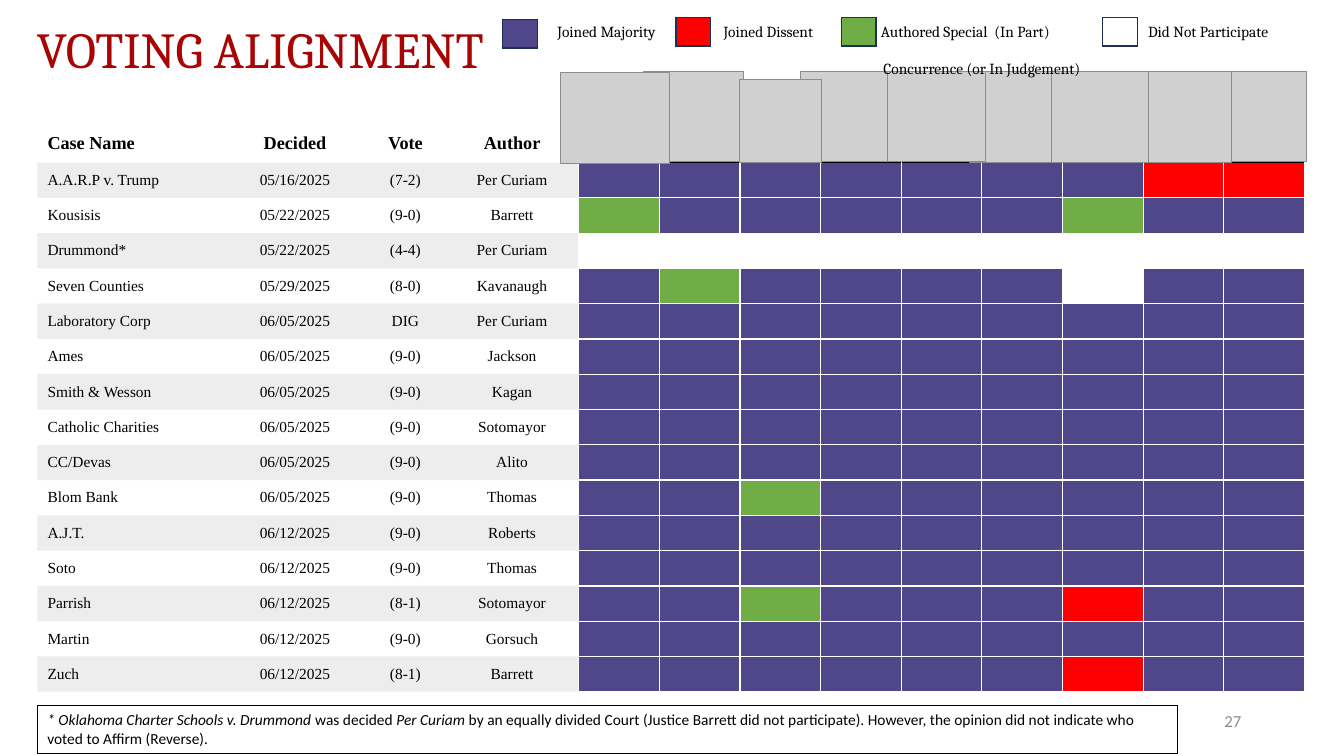
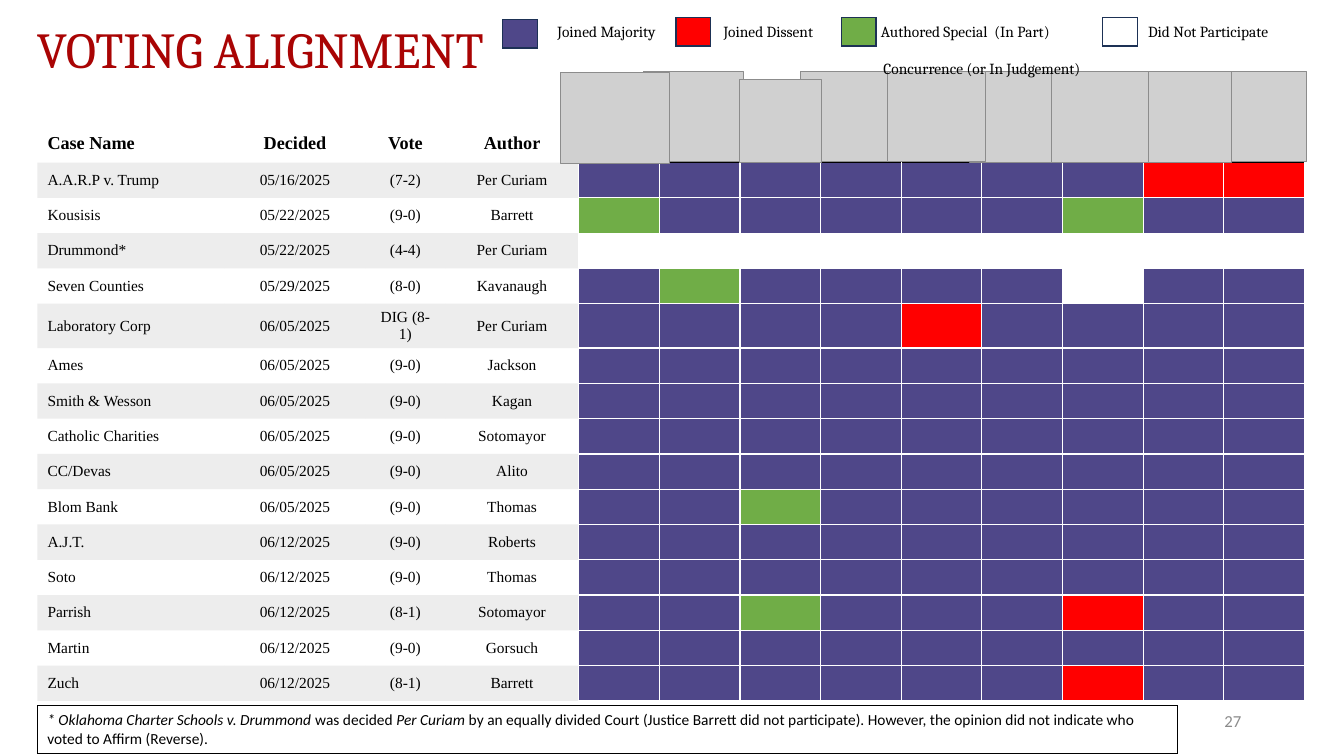
Before and after one commit to JakeTruscott/scotuswatch, a slide deck: slide 27 of Stat Reviews/OT24_StatReview/compilation/SCOTUSBlog/statpack_OT24.pptx. Drawn at 1344x756 pixels with LibreOffice and Linux fonts; fonts in the diff are those of the drawing; grey boxes stand for pictures. Boxes give left, top, right and bottom in pixels: in the first picture for what was removed or moved away, otherwise in the second. Text is boxed around its words. In the diff, an @@ line names an element or a change of style, - is before the commit and + after.

```diff
--- a/Stat Reviews/OT24_StatReview/compilation/SCOTUSBlog/statpack_OT24.pptx
+++ b/Stat Reviews/OT24_StatReview/compilation/SCOTUSBlog/statpack_OT24.pptx
@@ table at <box>37,124,1305,695</box> @@
-row 6, column 3: DIG
+row 6, column 3: DIG (8-1)
@@ fill #4F4789 to #FF0000 in row 6, column 9 @@
```
Also in this commit, not shown: 5 other slides changed, 19 other files.
